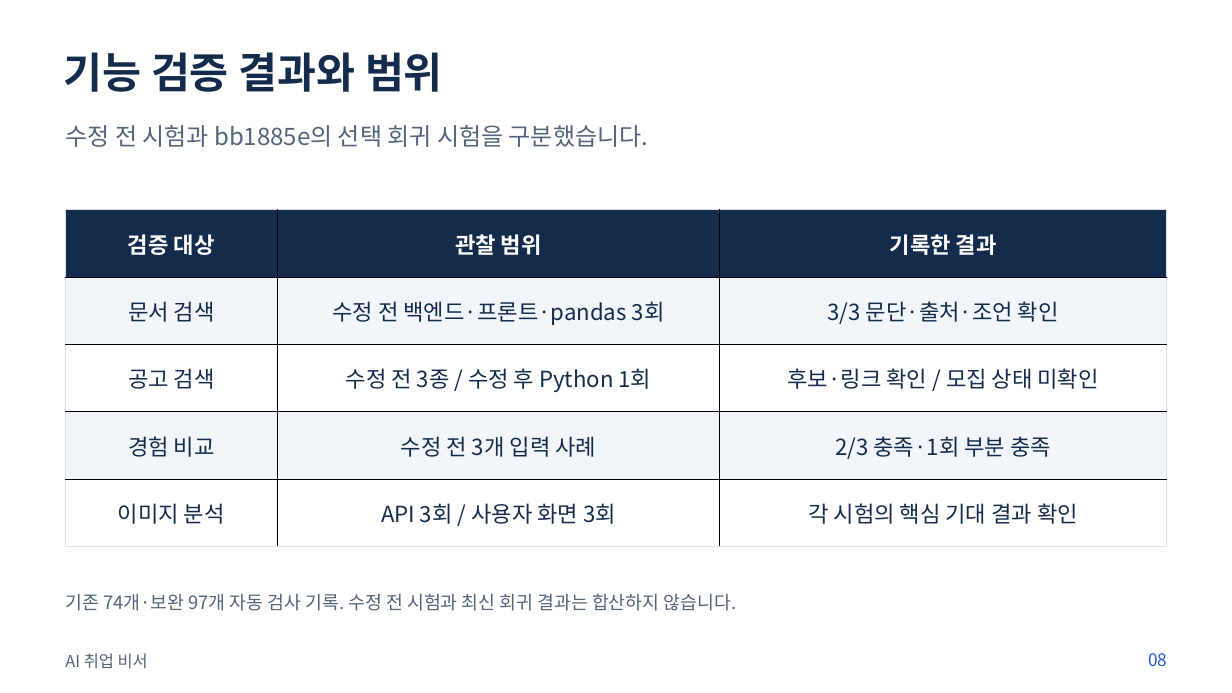
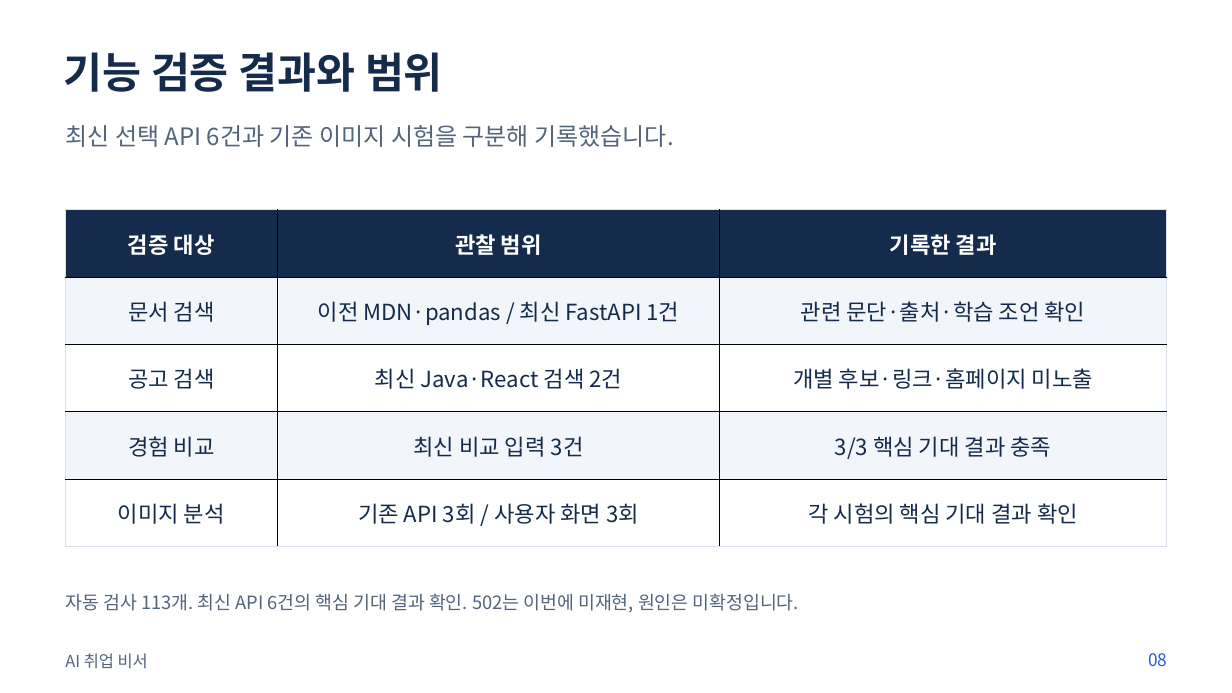
Before and after one commit to SonJH0/aisupport, a slide deck: slide 8 of docs/presentation/presentation.pptx. Drawn at 1232x693 pixels with LibreOffice and Linux fonts; fonts in the diff are those of the drawing. Boxes give left, top, right and bottom in pixels: in the first picture for what was removed or moved away, otherwise in the second. Text is boxed around its words. In the diff, an @@ line names an element or a change of style, - is before the commit and + after.

```diff
--- a/docs/presentation/presentation.pptx
+++ b/docs/presentation/presentation.pptx
@@ text at <box>65,125,673,147</box>: text changed @@
-수정 전 시험과 bb1885e의 선택 회귀 시험을 구분했습니다.
+최신 선택 API 6건과 기존 이미지 시험을 구분해 기록했습니다.
@@ table at <box>66,210,1166,547</box> @@
-row 2, column 2: 수정 전 백엔드·프론트·pandas 3회
+row 2, column 2: 이전 MDN·pandas / 최신 FastAPI 1건
-row 2, column 3: 3/3 문단·출처·조언 확인
+row 2, column 3: 관련 문단·출처·학습 조언 확인
-row 3, column 2: 수정 전 3종 / 수정 후 Python 1회
+row 3, column 2: 최신 Java·React 검색 2건
-row 3, column 3: 후보·링크 확인 / 모집 상태 미확인
+row 3, column 3: 개별 후보·링크·홈페이지 미노출
-row 4, column 2: 수정 전 3개 입력 사례
+row 4, column 2: 최신 비교 입력 3건
-row 4, column 3: 2/3 충족·1회 부분 충족
+row 4, column 3: 3/3 핵심 기대 결과 충족
-row 5, column 2: API 3회 / 사용자 화면 3회
+row 5, column 2: 기존 API 3회 / 사용자 화면 3회
@@ text at <box>65,594,799,613</box>: text changed @@
-기존 74개·보완 97개 자동 검사 기록. 수정 전 시험과 최신 회귀 결과는 합산하지 않습니다.
+자동 검사 113개. 최신 API 6건의 핵심 기대 결과 확인. 502는 이번에 미재현, 원인은 미확정입니다.
```
Also in this commit, not shown: 4 other slides changed, 24 other files.
